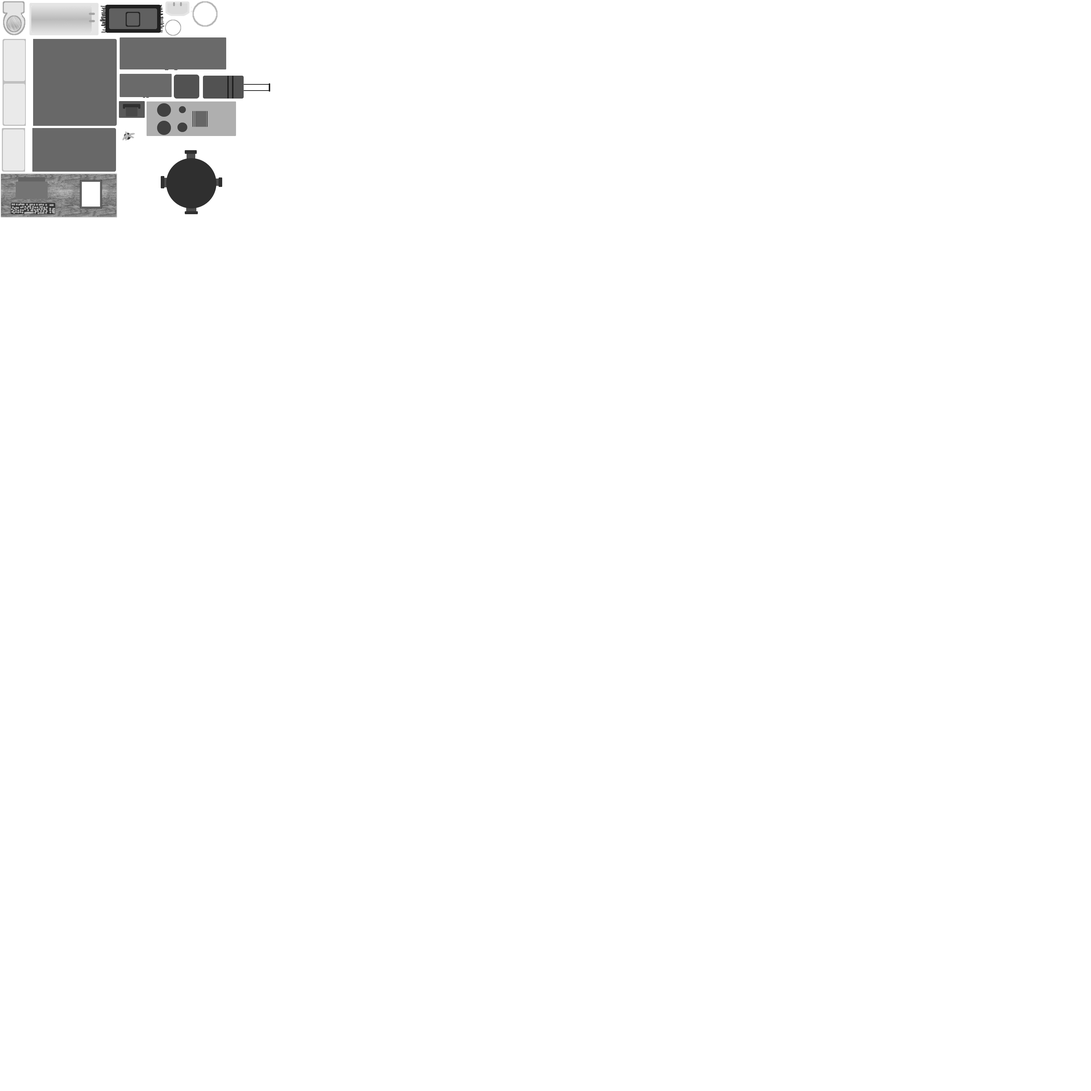
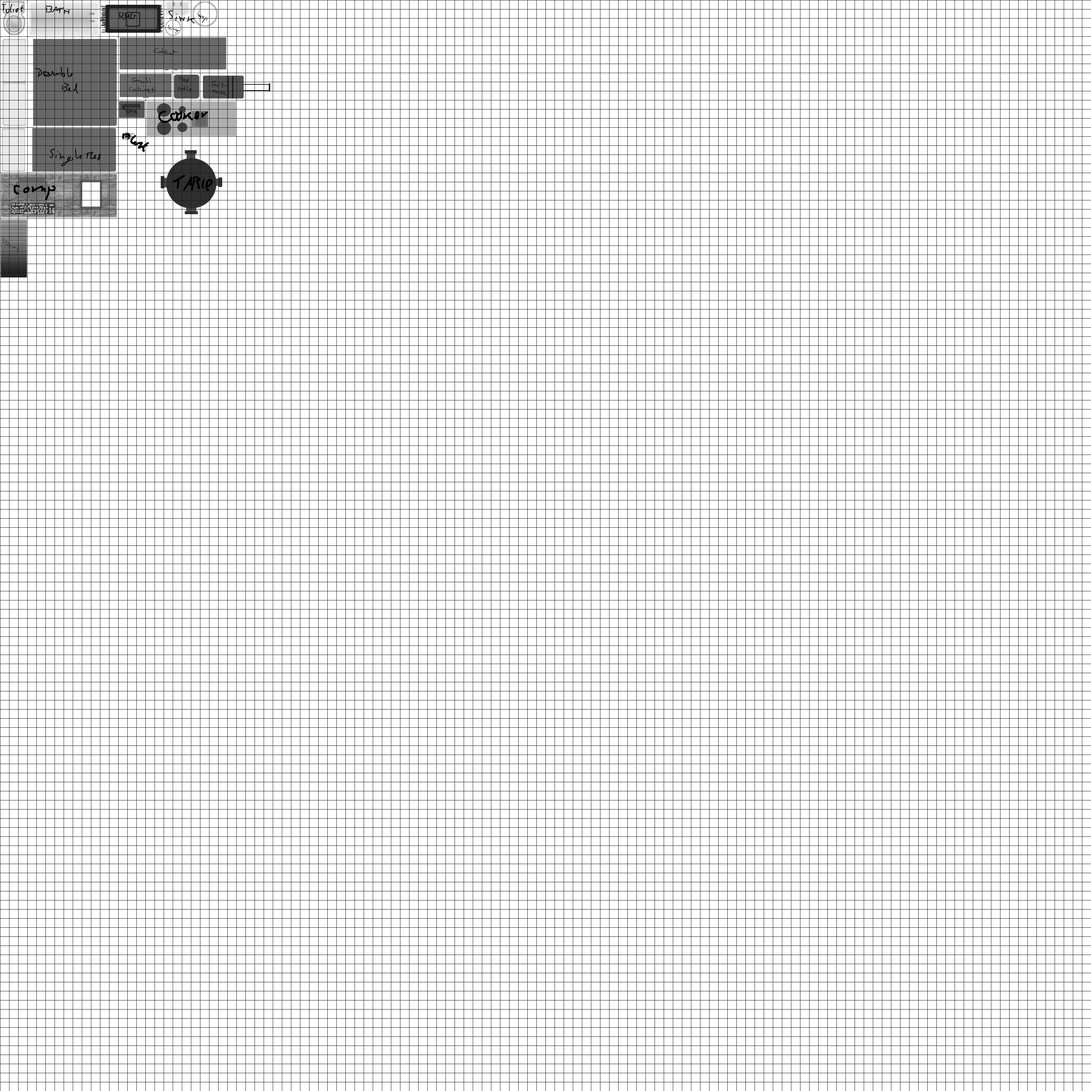
Layered file, before and after one edit (1091px x 1091px). Changes by layer:
showed "Names", painted on it over [1, 3, 229, 252]
showed "grid" over [0, 0, 1091, 1091]
painted on "graphics" over [0, 219, 27, 278]
